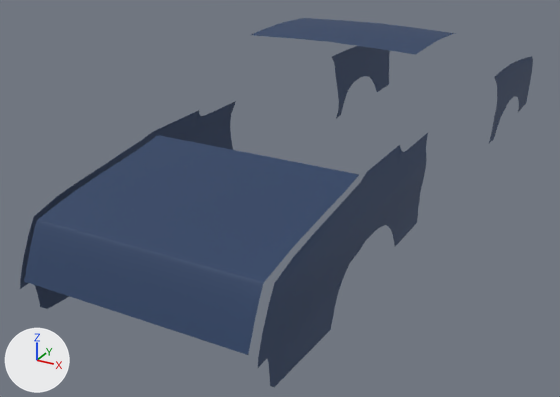
What one commit did to the OBJ model src/resources/Graphics/body.obj.
Before and after are seen from a 50 mm camera at (1.92, -3.25, 2.11) aimed at (-0.31, 0.78, 0.09). Arrows for +X, +Y and +Z are at lower left; the lights stay in place. Where no turn or scale is listed for an object, it has been applied to the vertices.

Names of what the first picture shows: 'Hood.000_Plane.029', 'Hood.005_Plane.032', 'Hood.006_Plane.033', 'TrunkLid_Plane.002'.
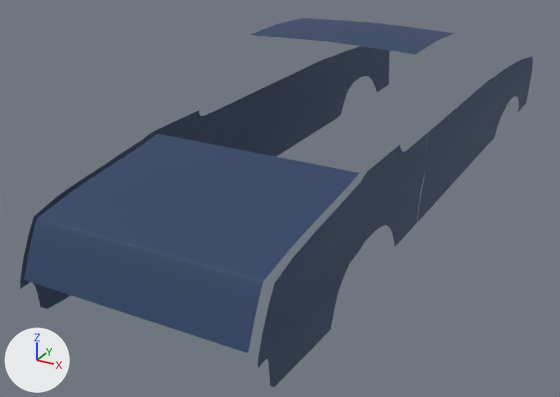
The change in detail:
Mesh me_hood_008_plane_034 is new.
It has 182 vertices, 288 faces and spans x -0.66..0.66, y 0.76..2.38, z 0.14..0.69.
It uses material mat_paint (dark blue #2a4063).
Object 'Hood.008_Plane.034' (ob_hood_008_plane_034) is new; it shows me_hood_008_plane_034.
Its location is (0.0, 0.0, 0.0).

What differs and where, as boxes [x1, y1, x2, y2] in the pictures (560 x 397 px):
'Hood.008_Plane.034', added (blue)
    after: [230, 57, 497, 221]
